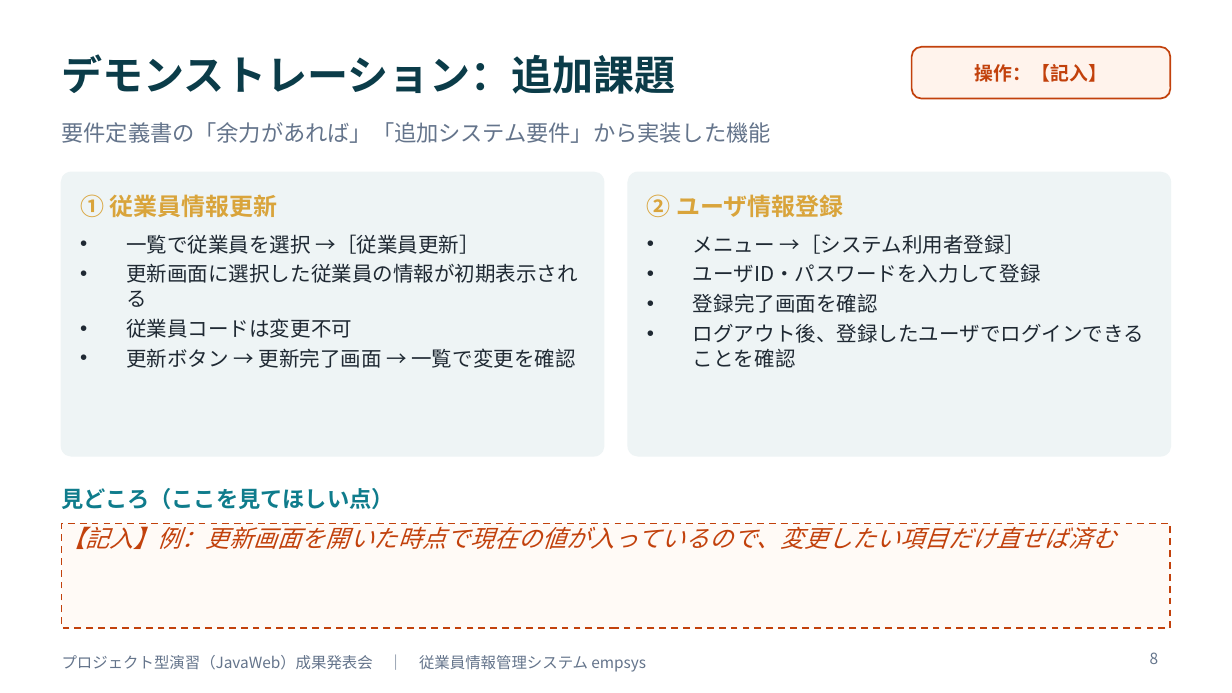
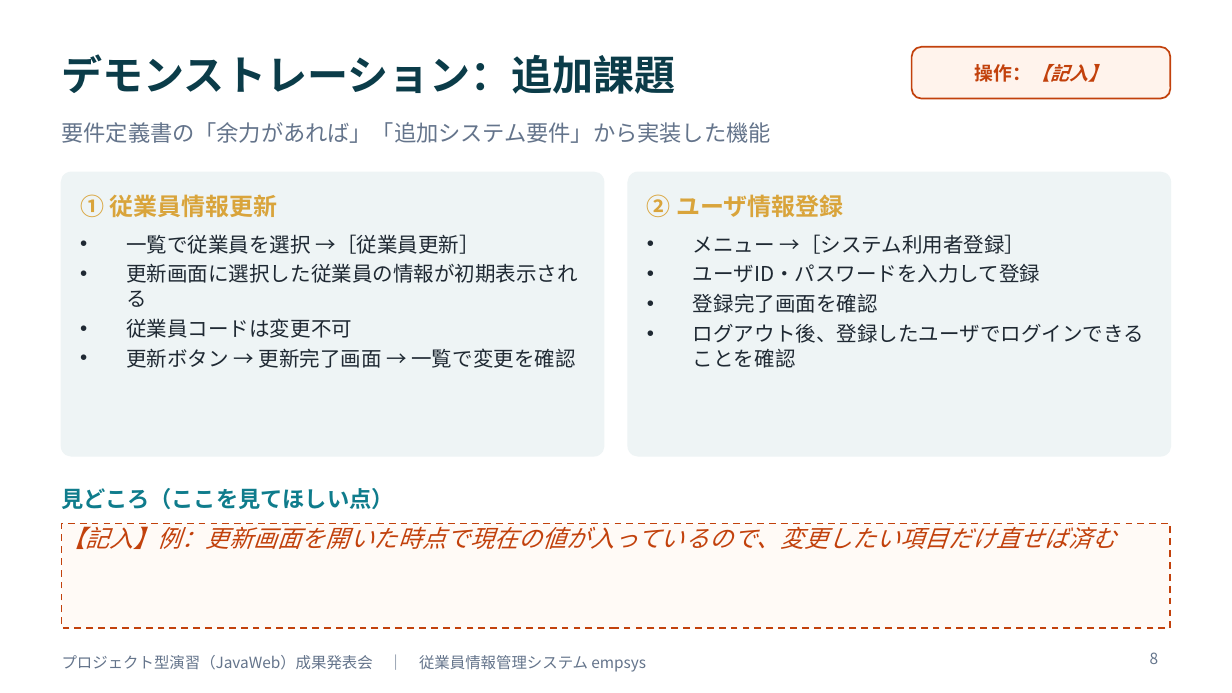
Before and after one commit to amasato1221/web_-application, a slide deck: slide 8 of 成果発表会資料_テンプレート.pptx. Drawn at 1232x693 pixels with LibreOffice and Linux fonts; fonts in the diff are those of the drawing. Boxes give left, top, right and bottom in pixels: in the first picture for what was removed or moved away, otherwise in the second. Text is boxed around its words. In the diff, an @@ line names an element or a change of style, - is before the commit and + after.

```diff
--- a/成果発表会資料_テンプレート.pptx
+++ b/成果発表会資料_テンプレート.pptx
@@ rounded rectangle "操作：【記入】" at <box>912,47,1170,99</box>: italic on in "操作：【記入】" @@
```
Also in this commit, not shown: 13 other slides changed, 10 other files.
